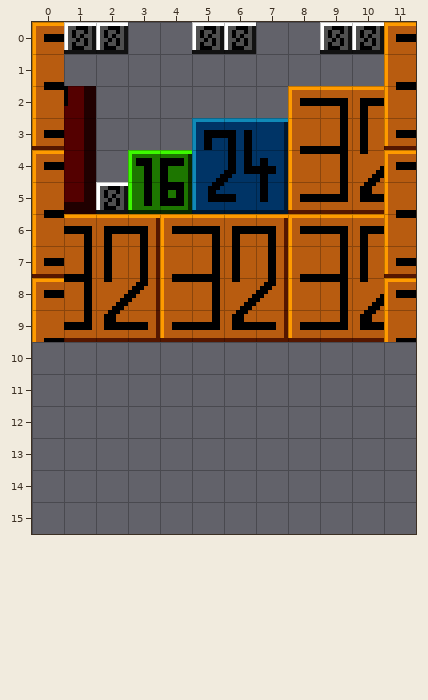
Two states of a Tiled map, tiled/tmx/dev/00_00.tmx. The picture above was drawn from the file before the commit.
Cells are 8x8 px. Shown: x 0..11, y 0..15. The old version is drawn lined up with the new one.
And afterwards:
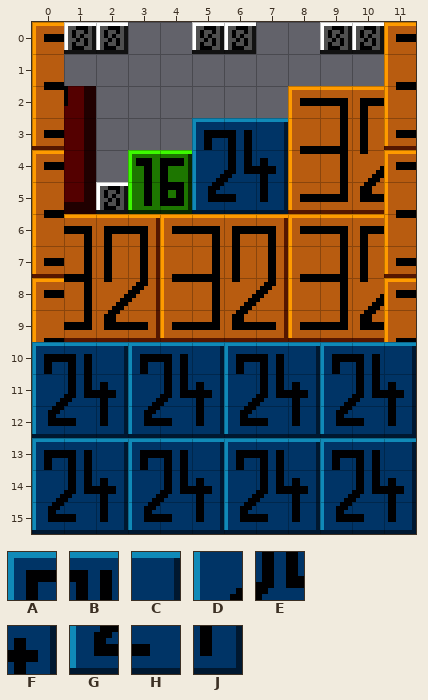
Key: from "dev": A 93, B 94, C 95, D 111, E 112, F 113, G 129, H 130, J 131.
_ is an empty cell, . an unchanged one.
Change:
map size 12x10 -> 12x16 cells
--- layer "tiles"
@@ x 0..11 @@
-10 ____________
-11 ____________
-12 ____________
-13 ____________
-14 ____________
-15 ____________
+10 ABCABCABCABC
+11 DEFDEFDEFDEF
+12 GHJGHJGHJGHJ
+13 ABCABCABCABC
+14 DEFDEFDEFDEF
+15 GHJGHJGHJGHJ
Boxes around the changes in both pictures, in picture pixels (x1, y1, x2, y2):
added: (32, 342, 416, 534)
